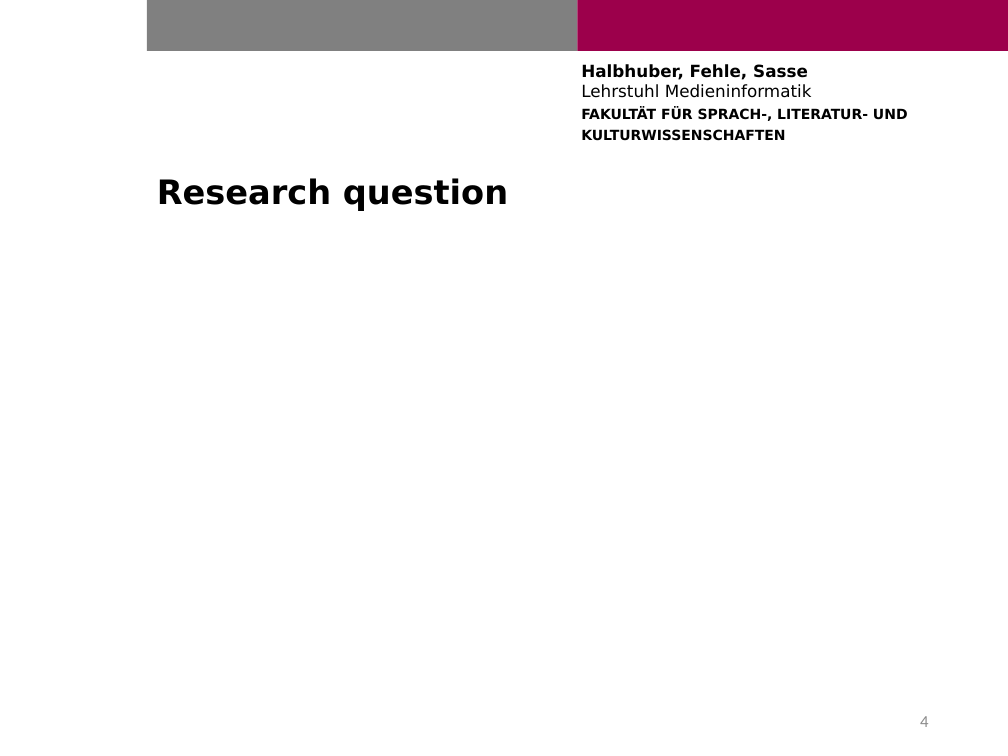
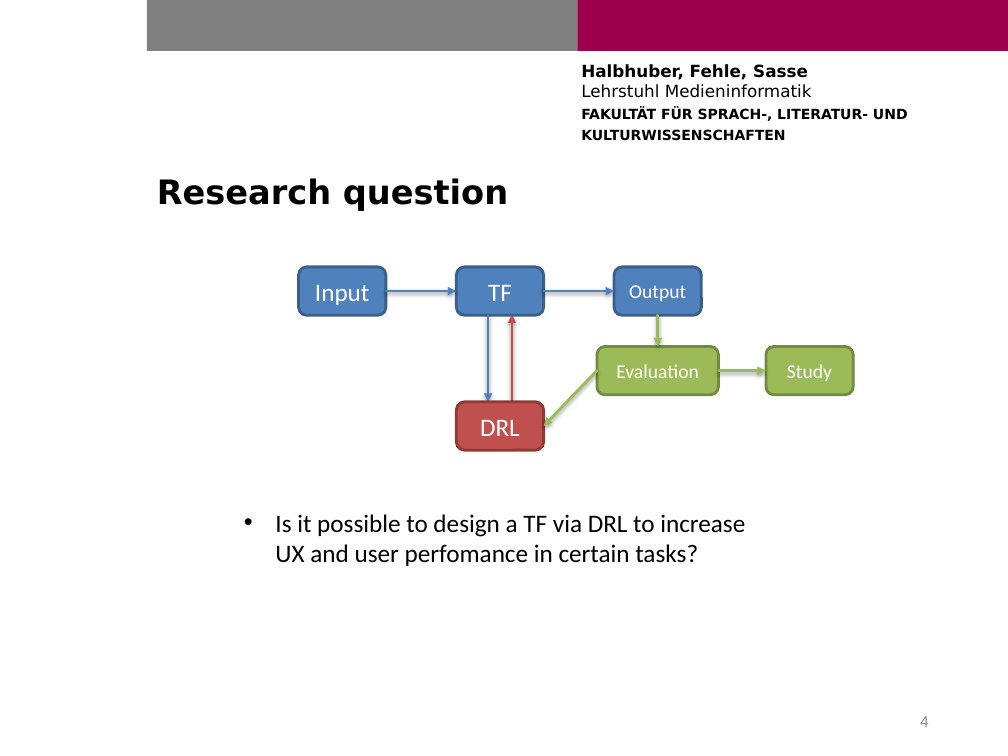
Before and after one commit to Cele3x/practical-seminar, a slide deck: slide 4 of 01-topic-selection/topics/mouse-transfer-function/TransferfunctionRL.pptx. Drawn at 1008x756 pixels with LibreOffice and Linux fonts; fonts in the diff are those of the drawing; background and template pictures are left out. Boxes give left, top, right and bottom in pixels: in the first picture for what was removed or moved away, otherwise in the second. Text is boxed around its words. In the diff, an @@ line names an element or a change of style, - is before the commit and + after.

```diff
--- a/01-topic-selection/topics/mouse-transfer-function/TransferfunctionRL.pptx
+++ b/01-topic-selection/topics/mouse-transfer-function/TransferfunctionRL.pptx
@@ rounded rectangle added at (298, 267, 386, 316), fill #4F81BD, outline #3A5F8C 2 pt, 18 pt, text #FFFFFF @@
+Input
@@ rounded rectangle added at (457, 267, 544, 316), fill #4F81BD, outline #3A5F8C 2 pt, 18 pt, text #FFFFFF @@
+TF
@@ rounded rectangle added at (614, 267, 702, 316), fill #4F81BD, outline #3A5F8C 2 pt, 14 pt, text #FFFFFF @@
+Output
@@ arrow added from (386, 291) to (457, 291), #4F81BD 2 pt @@
@@ arrow added from (543, 291) to (614, 291), #4F81BD 2 pt @@
@@ arrow added from (488, 316) to (488, 402), #4F81BD 2 pt @@
@@ arrow added from (512, 402) to (512, 314), #C0504D 2 pt @@
@@ arrow added from (658, 316) to (658, 347), #9BBB59 2 pt @@
@@ rounded rectangle added at (597, 347, 719, 395), fill #9BBB59, outline #738A42 2 pt, 14 pt, text #FFFFFF @@
+Evaluation
@@ rounded rectangle added at (766, 347, 854, 395), fill #9BBB59, outline #738A42 2 pt, 14 pt, text #FFFFFF @@
+Study
@@ arrow added from (597, 371) to (543, 426), #9BBB59 2 pt @@
@@ arrow added from (719, 371) to (766, 371), #9BBB59 2 pt @@
@@ rounded rectangle added at (457, 402, 544, 451), fill #C0504D, outline #8E3B39 2 pt, 18 pt, text #FFFFFF @@
+DRL
@@ text added at (275, 514, 745, 566), 18 pt, text #000000 @@
+• Is it possible to design a TF via DRL to increase UX and user perfomance in certain tasks?
```
Also in this commit, not shown: 1 other slide changed, 1 slide added, 1 slide removed.
